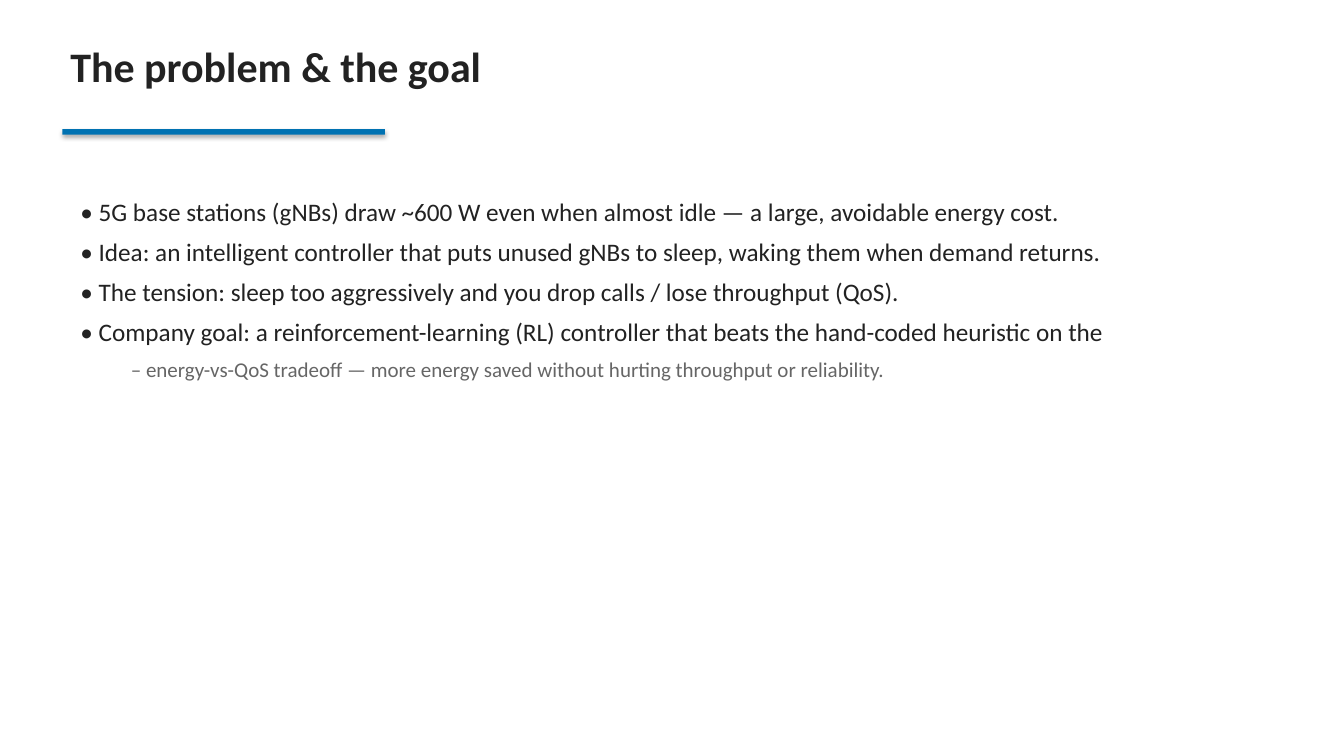
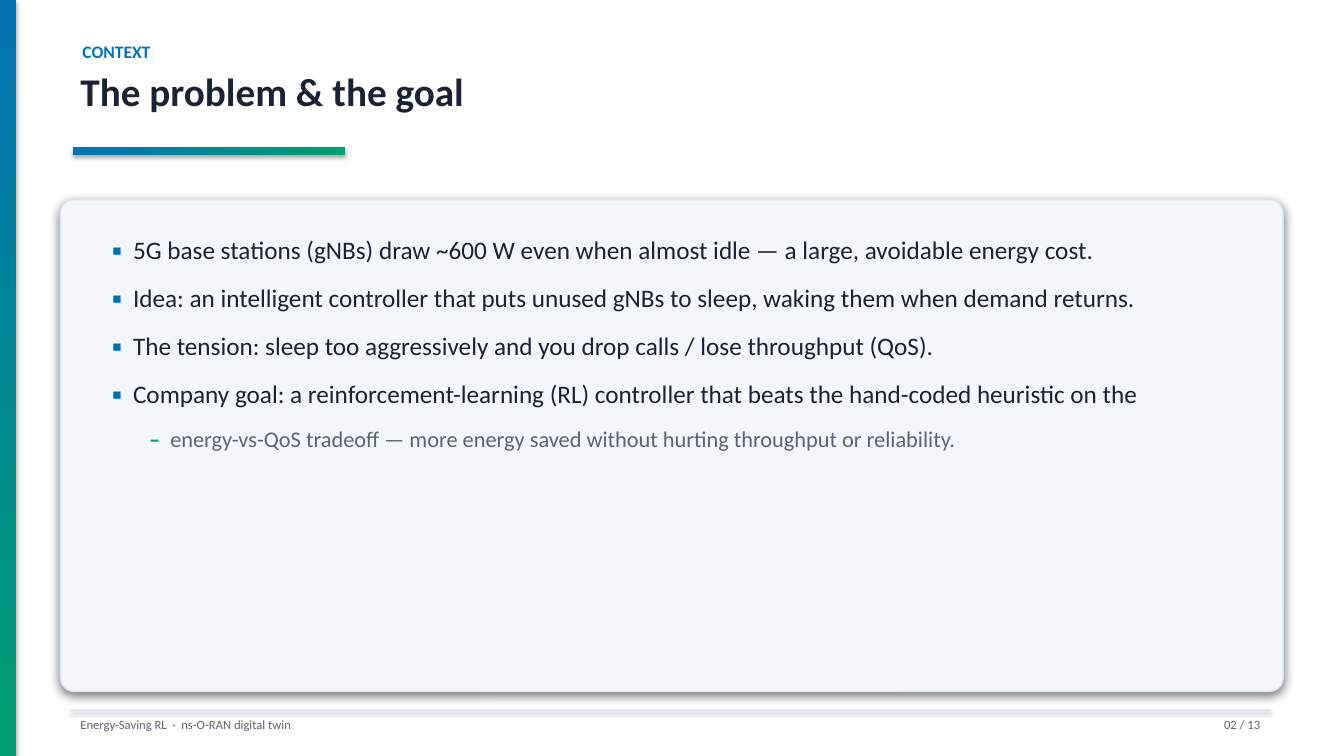
Before and after one commit to SergeantCooper/ns-o-ran-gym, a slide deck: slide 2 of energy_saving_RL_project.pptx. Drawn at 1344x756 pixels with LibreOffice and Linux fonts; fonts in the diff are those of the drawing. Boxes give left, top, right and bottom in pixels: in the first picture for what was removed or moved away, otherwise in the second. Text is boxed around its words. In the diff, an @@ line names an element or a change of style, - is before the commit and + after.

Commit message:
deck: redesign build_ppt.py with a cohesive visual theme
Adds a design system to the presentation (content/numbers unchanged):
- navy gradient title with capability pills + accent band
- per-slide section kickers, gradient underline, left accent strip, footer + page numbers
- content on soft-shadowed panels; colour-coded bullet markers
- figures mounted on shadowed cards, box-fit to the slide (fixes overflow)

```diff
--- a/energy_saving_RL_project.pptx
+++ b/energy_saving_RL_project.pptx
@@ rectangle added at <box>0,0,16,756</box>, fill gradient #0072B2 to #009E73 @@
@@ text added at <box>82,46,150,58</box>, 12.5 pt, text #0072B2, bold @@
+CONTEXT
@@ text "The problem & the goal": place and size @@
-text "The problem & the goal" at <box>70,52,481,89</box>
+text "The problem & the goal" at <box>80,78,464,113</box>
@@ text "The problem & the goal" at <box>80,78,464,113</box>: size 30 to 28 pt, text colour #222222 to #1A2233 @@
@@ rectangle: place and size @@
-rectangle at <box>63,129,385,135</box>
+rectangle at <box>73,147,345,154</box>
@@ rectangle at <box>73,147,345,154</box>: fill #0072B2 to gradient #0072B2 to #009E73 @@
@@ rounded rectangle added at <box>60,200,1284,692</box>, fill #F3F6FB, outline #DDE4F0 1 pt @@
@@ text "▪ 5G base stations (gNBs) ...": place and size @@
-text "▪ 5G base stations (gNBs) ..." at <box>99,202,1102,381</box>
+text "▪ 5G base stations (gNBs) ..." at <box>133,240,1137,451</box>
@@ text at <box>133,240,1137,408</box>: text changed; text colour #222222 to #1A2233 @@
-• 5G base stations (gNBs) draw ~600 W even when almost idle — a large, avoidable energy cost.
-• Idea: an intelligent controller that puts unused gNBs to sleep, waking them when demand returns.
-• The tension: sleep too aggressively and you drop calls / lose throughput (QoS).
-• Company goal: a reinforcement-learning (RL) controller that beats the hand-coded heuristic on the
+▪ 5G base stations (gNBs) draw ~600 W even when almost idle — a large, avoidable energy cost.
+▪ Idea: an intelligent controller that puts unused gNBs to sleep, waking them when demand returns.
+▪ The tension: sleep too aggressively and you drop calls / lose throughput (QoS).
+▪ Company goal: a reinforcement-learning (RL) controller that beats the hand-coded heuristic on the
@@ text at <box>170,431,955,451</box>: size 15 to 16 pt in "– energy-vs-QoS tradeoff — more energy saved ..."; text colour #666666 to #009E73, bold on in "–"; text colour #666666 to #5B6472 in "energy-vs-QoS tradeoff — more energy saved without ..."; list level 2 to 1 in "– energy-vs-QoS tradeoff — more ..."; line spacing 1 to 1.12 @@
@@ rectangle added at <box>71,710,1270,711</box>, fill #DDE4F0 @@
@@ text added at <box>80,720,291,731</box>, 9 pt, text #5B6472 @@
+Energy-Saving RL · ns-O-RAN digital twin
@@ text added at <box>1224,721,1260,729</box>, 9 pt, text #5B6472 @@
+02 / 13
```
Also in this commit, not shown: 12 other slides changed, 1 other file.
